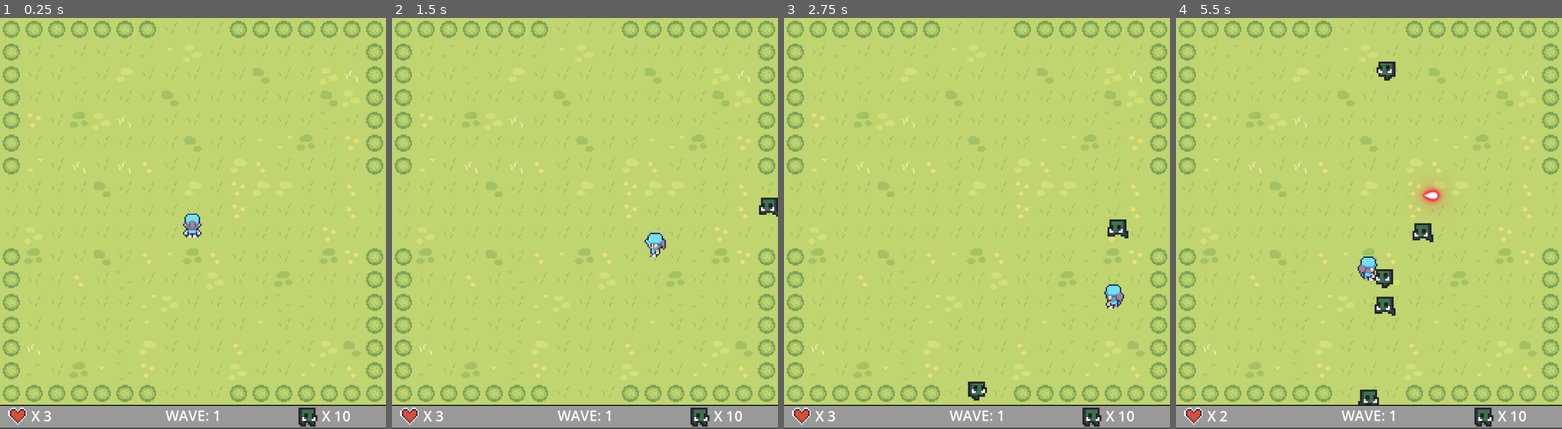
Above: before the commit, frames 1-4 (left to right).
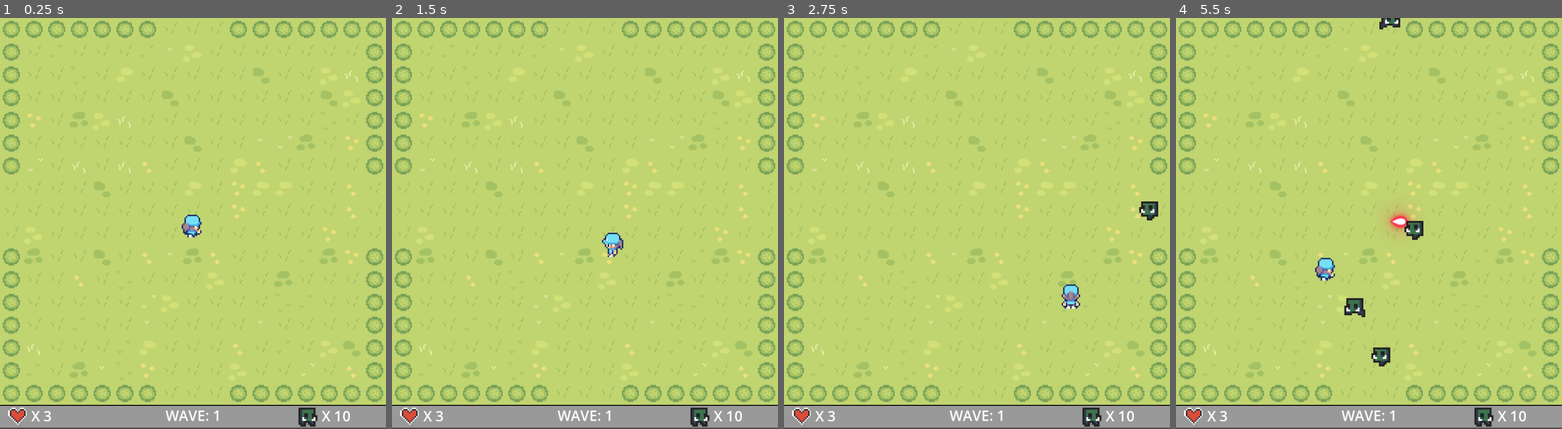
Above: after the commit, the same moments.

Repository: mediwind/TopDownSurvivalShooter
Game: Godot game, scene res://scenes/main.tscn
Two runs of this game, one before a commit and one after it. Both use one fixed random seed, a clock stepped at 60 frames per second and the inputs below.
Inputs (mouse positions are in pixels of both pictures, inside the frame that each line leads up to):
- Up to frame 1 (0.25 s): no input
- Up to frame 2 (1.5 s): tap Enter at 0.5 s; move the mouse to (669, 202) at 0.52 s; hold D (right) 0.53-1.28 s; click (669, 202) at 0.67 s; move the mouse to (507, 244) at 1.27 s; hold S (down) from 1.28 s (still down)
- Up to frame 3 (2.75 s): move the mouse to (1015, 133) at 2.02 s; release S (down) at 2.03 s; hold D (right) from 2.03 s (still down)
- Up to frame 4 (5.5 s): move the mouse to (1349, 305) at 2.77 s; release D (right) at 2.78 s; hold W (up) 2.78-3.53 s; click (1349, 305) at 2.92 s; move the mouse to (1484, 285) at 3.52 s; hold A (left) 3.53-5.03 s; move the mouse to (1253, 161) at 4.27 s; move the mouse to (1388, 223) at 5.02 s; hold S (down) from 5.03 s (still down); click (1388, 223) at 5.17 s

The runs differ from the first frame. In frame 1, 0.2% of the frame differs, in the area x 47-53%, y 47-54%; in frame 2, 0.7%; in frame 3, 1.1%; in frame 4, 2.5%, in the area x 11-70%, y 0-99%.

Commit message:
GameOver_CompletedWaves

Diff:
--- /dev/null
+++ b/scenes/game_over.tscn
@@ -0,0 +1,89 @@
+[gd_scene load_steps=5 format=3 uid="uid://dmoriikrg6x33"]
+
+[sub_resource type="StyleBoxFlat" id="StyleBoxFlat_gm2ax"]
+bg_color = Color(0.309804, 0.0901961, 0.521569, 1)
+border_width_left = 2
+border_width_top = 2
+border_width_right = 2
+border_width_bottom = 2
+corner_radius_top_left = 5
+corner_radius_top_right = 5
+corner_radius_bottom_right = 5
+corner_radius_bottom_left = 5
+
+[sub_resource type="StyleBoxFlat" id="StyleBoxFlat_utgpy"]
+bg_color = Color(0.380392, 0.682353, 0.376471, 1)
+
+[sub_resource type="StyleBoxFlat" id="StyleBoxFlat_vrixr"]
+bg_color = Color(0.223529, 0.537255, 0.329412, 1)
+
+[sub_resource type="StyleBoxFlat" id="StyleBoxFlat_qy132"]
+bg_color = Color(0.141176, 0.341176, 0.309804, 1)
+
+[node name="GameOver" type="CanvasLayer"]
+
+[node name="Panel" type="Panel" parent="."]
+anchors_preset = 8
+anchor_left = 0.5
+anchor_top = 0.5
+anchor_right = 0.5
+anchor_bottom = 0.5
+offset_left = -200.0
+offset_top = -100.0
+offset_right = 200.0
+offset_bottom = 100.0
+grow_horizontal = 2
+grow_vertical = 2
+theme_override_styles/panel = SubResource("StyleBoxFlat_gm2ax")
+
+[node name="GameOverLabel" type="Label" parent="."]
+anchors_preset = 8
+anchor_left = 0.5
+anchor_top = 0.5
+anchor_right = 0.5
+anchor_bottom = 0.5
+offset_left = -91.0
+offset_top = -93.5
+offset_right = 91.0
+offset_bottom = -48.5
+grow_horizontal = 2
+grow_vertical = 2
+theme_override_font_sizes/font_size = 30
+text = "GAME OVER!"
+horizontal_alignment = 1
+vertical_alignment = 1
+
+[node name="WavesSurvivedLabel" type="Label" parent="."]
+anchors_preset = 8
+anchor_left = 0.5
+anchor_top = 0.5
+anchor_right = 0.5
+anchor_bottom = 0.5
+offset_left = -76.0
+offset_top = -13.0
+offset_right = 76.0
+offset_bottom = 13.0
+grow_horizontal = 2
+grow_vertical = 2
+theme_override_font_sizes/font_size = 30
+text = "WAVES SURVIVED: 0"
+horizontal_alignment = 1
+vertical_alignment = 1
+
+[node name="Button" type="Button" parent="."]
+anchors_preset = 8
+anchor_left = 0.5
+anchor_top = 0.5
+anchor_right = 0.5
+anchor_bottom = 0.5
+offset_left = -125.0
+offset_top = 36.5
+offset_right = 125.0
+offset_bottom = 86.5
+grow_horizontal = 2
+grow_vertical = 2
+theme_override_font_sizes/font_size = 30
+theme_override_styles/normal = SubResource("StyleBoxFlat_utgpy")
+theme_override_styles/hover = SubResource("StyleBoxFlat_vrixr")
+theme_override_styles/pressed = SubResource("StyleBoxFlat_qy132")
+text = "PALY AGAIN"
--- a/scenes/main.gd
+++ b/scenes/main.gd
@@ -1,25 +1,79 @@
 extends Node
 
 var wave : int
+var difficulty : float
+const DIFF_MULTIPLIER : float = 1.2
 var lives : int
 var max_enemies : int
 
 
 # Called when the node enters the scene tree for the first time.
 func _ready():
+	new_game()
+	$GameOver/Button.pressed.connect(new_game)
+
+
+func new_game():
+	lives = 3
 	wave = 1
-	lives = 3
-	max_enemies = 10
+	difficulty = 10.0
+	$EnemySpawn/Timer.wait_time = 1.0
+	reset()
+
+
+func reset():
+	max_enemies = int(difficulty)
+	$Player.reset()
+	get_tree().call_group("enemies", "queue_free")
+	get_tree().call_group("bullets", "queue_free")
+	get_tree().call_group("items", "queue_free")
 	$HUD/LivesLabel.text = "X " + str(lives)
 	$HUD/WaveLabel.text = "WAVE: " + str(wave)
 	$HUD/EnemiesLabel.text = "X " + str(max_enemies)
+	$GameOver.hide()
+	get_tree().paused = true
+	$RestartTimer.start()
 
 
 # Called every frame. 'delta' is the elapsed time since the previous frame.
 func _process(_delta):
-	pass
+	if is_wave_completed():
+		wave += 1
+		# adjust difficulty
+		difficulty *= DIFF_MULTIPLIER
+		if $EnemySpawn/Timer.wait_time > 0.25:
+			$EnemySpawn/Timer.wait_time -= 0.05
+		get_tree().paused = true
+		$WaveOverTimer.start()
 
 
 func _on_enemy_spawn_hit_p():
 	lives -= 1
 	$HUD/LivesLabel.text = "X " + str(lives)
+	get_tree().paused = true
+	if lives <= 0:
+		$GameOver/WavesSurvivedLabel.text = "WAVES SURVIVED: " + str(wave - 1)
+		$GameOver.show()
+	else:
+		$WaveOverTimer.start()
+
+
+func _on_wave_over_timer_timeout():
+	reset()
+
+
+func _on_restrat_timer_timeout():
+	get_tree().paused = false
+
+
+func is_wave_completed():
+	var all_dead = true
+	var enemies = get_tree().get_nodes_in_group("enemies")
+	# check if all enemies have spawned first
+	if enemies.size() == max_enemies:
+		for e in enemies:
+			if e.alive:
+				all_dead = false
+		return all_dead
+	else:
+		return false
--- a/scenes/main.tscn
+++ b/scenes/main.tscn
@@ -7,6 +7,7 @@
 [ext_resource type="Script" path="res://scenes/BulletManager.gd" id="4_dkggc"]
 [ext_resource type="PackedScene" uid="uid://bqd8bggc8mwal" path="res://scenes/bullet.tscn" id="5_ix1qk"]
 [ext_resource type="PackedScene" uid="uid://hw7d7rvcwqd8" path="res://scenes/hud.tscn" id="7_7wvxv"]
+[ext_resource type="PackedScene" uid="uid://dmoriikrg6x33" path="res://scenes/game_over.tscn" id="8_14q6d"]
 
 [node name="Main" type="Node"]
 script = ExtResource("1_obtan")
@@ -21,9 +22,22 @@
 
 [node name="EnemySpawn" parent="." instance=ExtResource("3_6tle2")]
 
+[node name="WaveOverTimer" type="Timer" parent="."]
+process_mode = 2
+one_shot = true
+
+[node name="RestartTimer" type="Timer" parent="."]
+process_mode = 2
+one_shot = true
+
 [node name="HUD" parent="." instance=ExtResource("7_7wvxv")]
 offset = Vector2(0, 816)
 transform = Transform2D(1, 0, 0, 1, 0, 816)
 
+[node name="GameOver" parent="." instance=ExtResource("8_14q6d")]
+process_mode = 2
+
 [connection signal="shoot" from="Player" to="BulletManager" method="_on_player_shoot"]
 [connection signal="hit_p" from="EnemySpawn" to="." method="_on_enemy_spawn_hit_p"]
+[connection signal="timeout" from="WaveOverTimer" to="." method="_on_wave_over_timer_timeout"]
+[connection signal="timeout" from="RestartTimer" to="." method="_on_restrat_timer_timeout"]
--- a/scenes/player.gd
+++ b/scenes/player.gd
@@ -13,8 +13,12 @@
 
 
 func _ready():
+	screen_size = get_viewport_rect().size
+	reset()
+
+
+func reset():
 	can_shoot = true
-	screen_size = get_viewport_rect().size
 	position = screen_size / 2
 	speed = START_SPEED
 	$ShootTimer.wait_time = NORMAL_SHOT
Not shown: 1 places in scenes/main.tscn that only renumber resources
